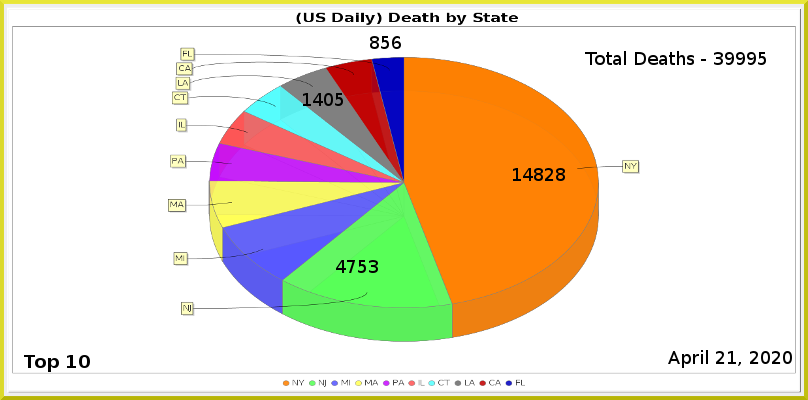
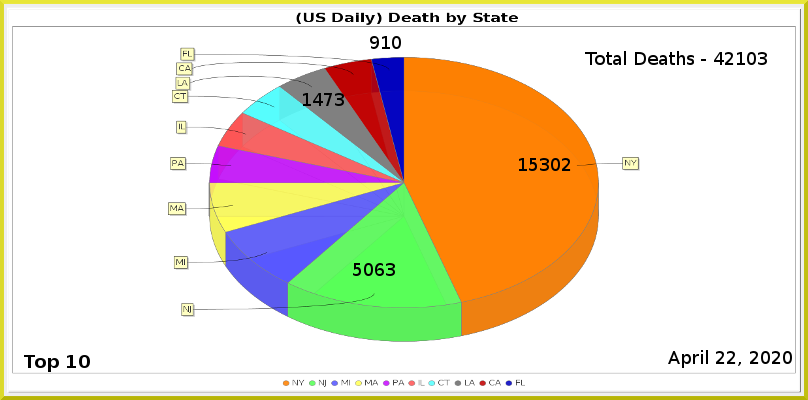
Comparing the layer stacks of the two 808 × 400 images. Changes:
painted on "Least" over [370, 36, 401, 49]
painted on "LA" over [324, 93, 344, 106]
painted on "NJ" over [336, 260, 395, 276]
painted on "NY" over [513, 158, 571, 181]
renamed "Total Deaths - 39995" to "Total Deaths - 42103", painted on it over [714, 52, 767, 65]
painted on "Current Date" over [727, 351, 736, 364]
painted on "Death_by_State.png" over [168, 47, 640, 342]
